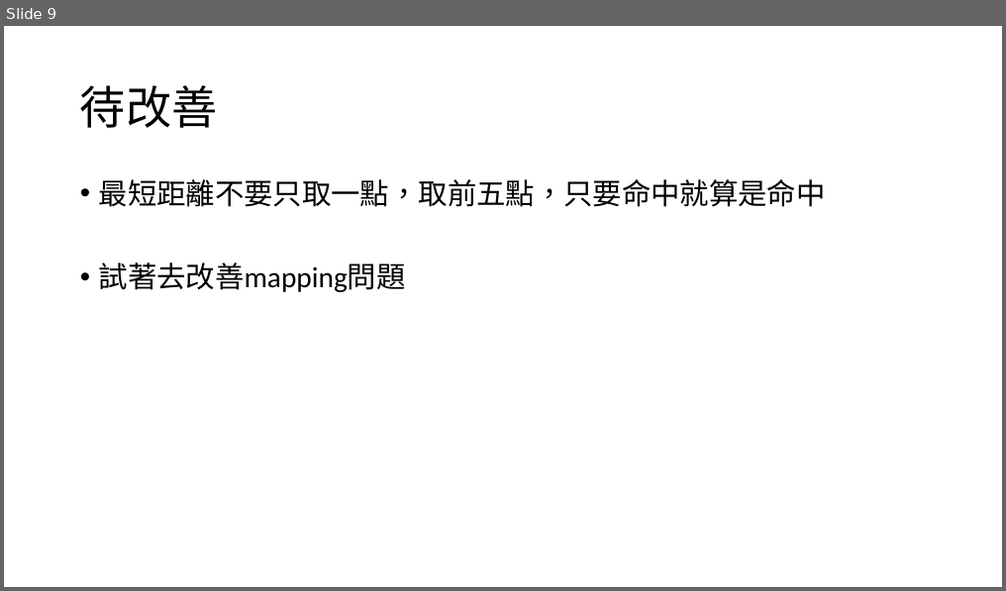
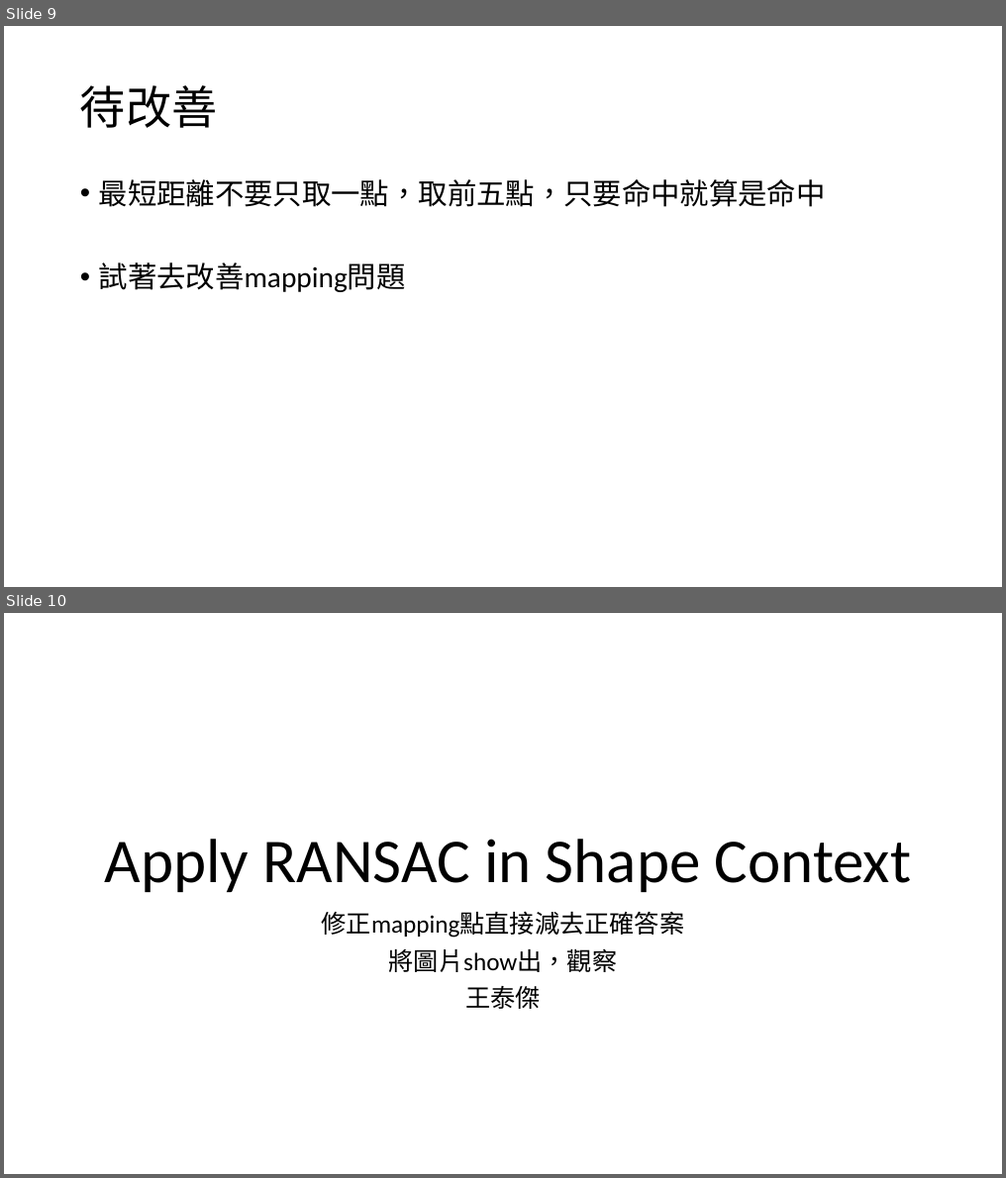
Before and after one commit to gn00254192/recognize_matlab_alltestdata, a slide deck: Jay_TPS/shape_context_ransac/shape_context_ransac.pptx. Shown one above the other, each under a label of ours: slide 9 before the commit, slides 9 and 10 after it. The pictures are 1006x591 and 1006x1178 pixels, drawn with LibreOffice and Linux fonts; fonts in the diff are those of the drawing. Boxes give left, top, right and bottom in pixels: in the first picture for what was removed or moved away, otherwise in the second. Text is boxed around its words. In the diff, an @@ line names an element or a change of style, - is before the commit and + after.

```diff
--- a/Jay_TPS/shape_context_ransac/shape_context_ransac.pptx
+++ b/Jay_TPS/shape_context_ransac/shape_context_ransac.pptx
@@ slide 10 added at (x1=4, y1=613, x2=1002, y2=1174), background #FFFFFF @@
@@ title added at (x1=105, y1=839, x2=912, y2=892), 60 pt, text #000000 @@
+Apply RANSAC in Shape Context
@@ subtitle added at (x1=322, y1=911, x2=685, y2=1009), 24 pt, text #000000 @@
+修正mapping點直接減去正確答案
+將圖片show出，觀察
+王泰傑
```
Also in this commit, not shown: 29 other slides added, 57 other files.
